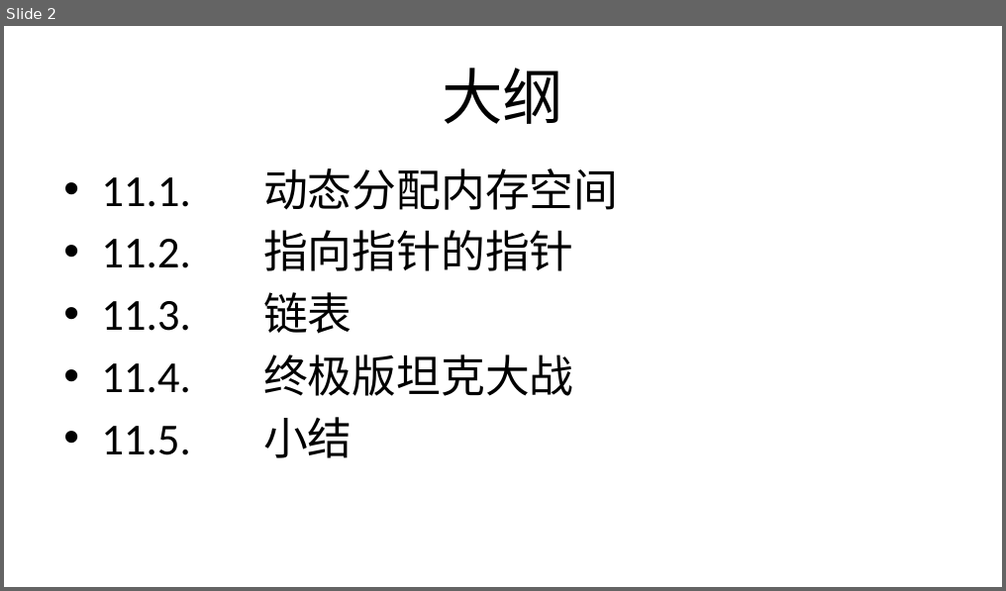
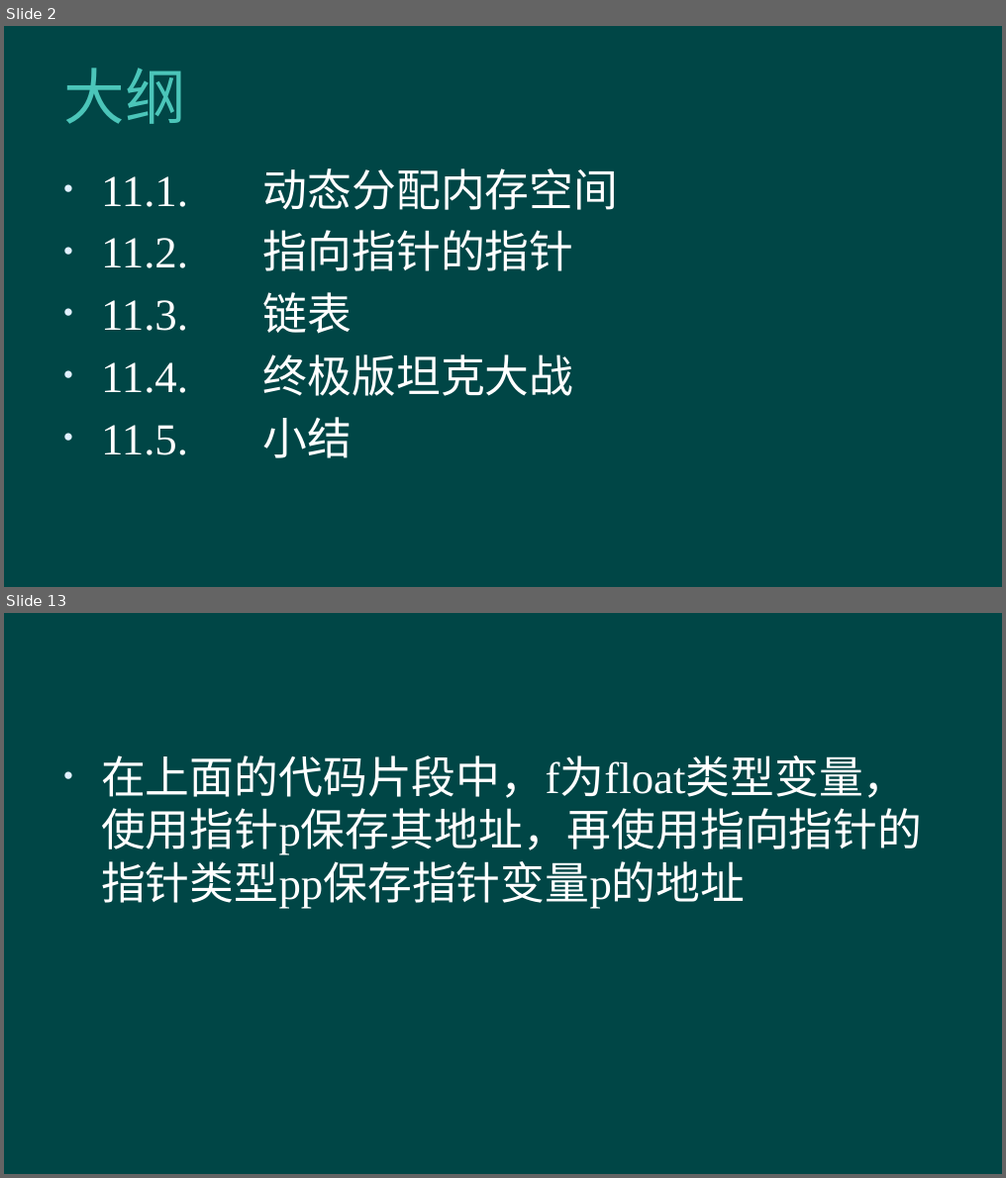
Before and after one commit to hanhonglei/Course_BasicGameProgramming, a slide deck: 第11章 指针的高级应用/第11章 指针的高级应用.pptx. Shown one above the other, each under a label of ours: slide 2 before the commit, slides 2 and 13 after it; the slides between them are not shown. The pictures are 1006x591 and 1006x1178 pixels, drawn with LibreOffice and Linux fonts; fonts in the diff are those of the drawing; background and template pictures are left out. Boxes give left, top, right and bottom in pixels: in the first picture for what was removed or moved away, otherwise in the second. Text is boxed around its words. In the diff, an @@ line names an element or a change of style, - is before the commit and + after.

```diff
--- a/第11章 指针的高级应用/第11章 指针的高级应用.pptx
+++ b/第11章 指针的高级应用/第11章 指针的高级应用.pptx
@@ slide 13 added at box(4, 613, 1002, 1174), background #004646 @@
@@ text added at box(101, 756, 922, 909), 32 pt, text #FFFFFF @@
+• 在上面的代码片段中，f为float类型变量，使用指针p保存其地址，再使用指向指针的指针类型pp保存指针变量p的地址
@@ slide 2 changed as well @@
@@ background #FFFFFF to #004646 @@
@@ title "大纲" at box(63, 68, 186, 124): font Calibri to Arial, text colour #000000 to #4BC5B9, letter spacing 0 to 0.5 pt; alignment centre to left @@
@@ text "11.1. 动态分配内存空间" at box(101, 169, 619, 459): font Calibri to Times New Roman, text colour #000000 to #FFFFFF @@
```
Also in this commit, not shown: 1 other slide changed, 31 other slides added.
